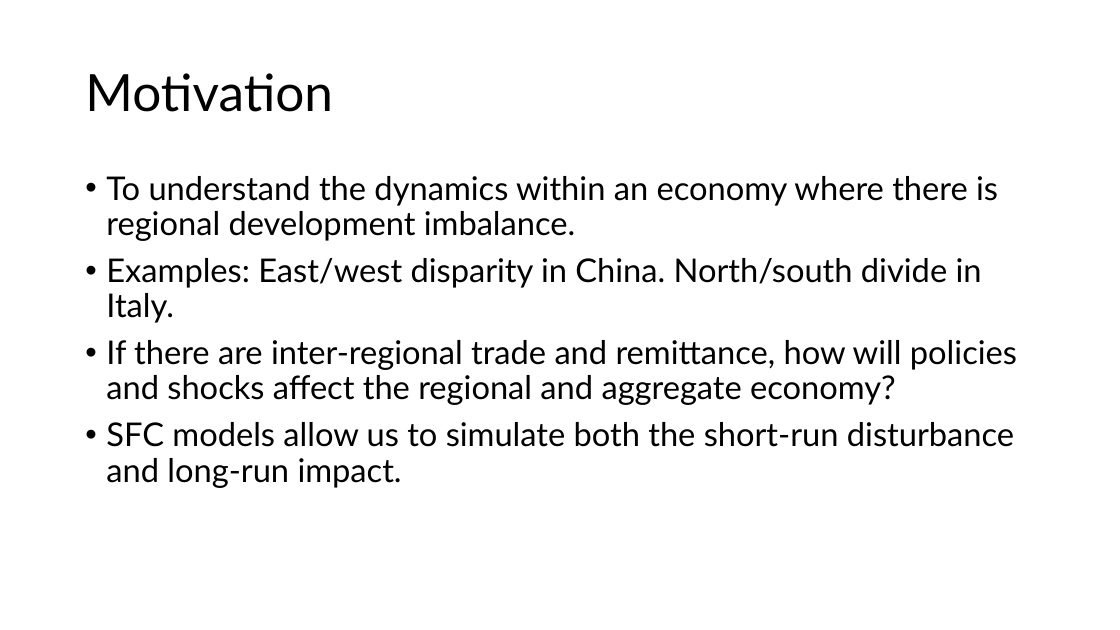
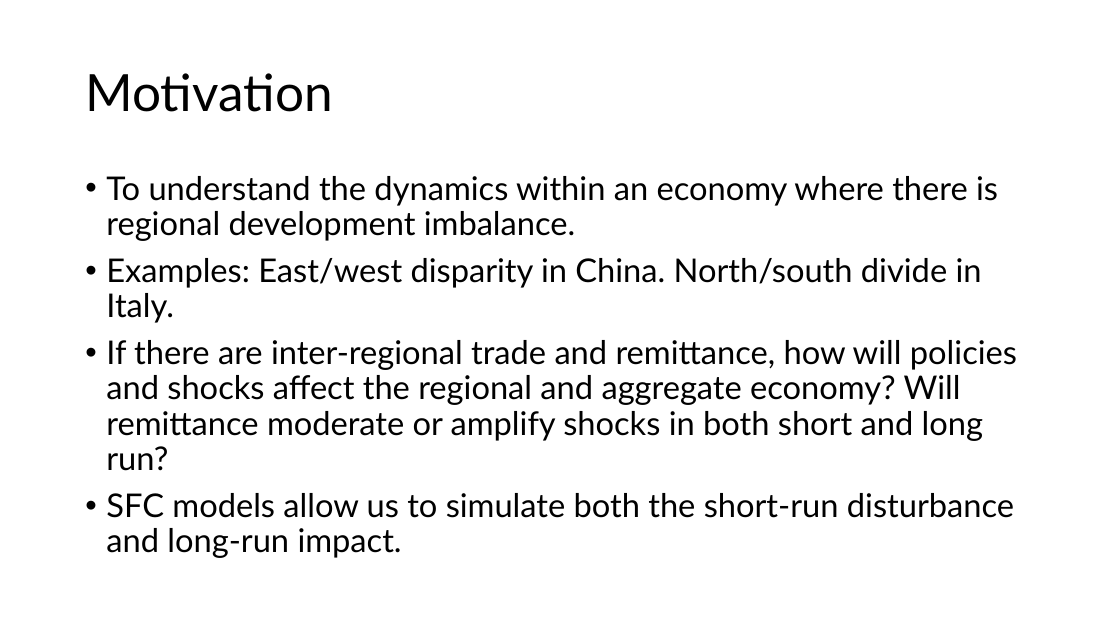
Before and after one commit to xcnecon/sfc, a slide deck: slide 2 of FinalPre.pptx. Drawn at 1120x630 pixels with LibreOffice and Linux fonts; fonts in the diff are those of the drawing. Boxes give left, top, right and bottom in pixels: in the first picture for what was removed or moved away, otherwise in the second. Text is boxed around its words. In the diff, an @@ line names an element or a change of style, - is before the commit and + after.

```diff
--- a/FinalPre.pptx
+++ b/FinalPre.pptx
@@ text at (x1=106, y1=340, x2=1017, y2=471): text changed @@
-• If there are inter-regional trade and remittance, how will policies and shocks affect the regional and aggregate economy?
+• If there are inter-regional trade and remittance, how will policies and shocks affect the regional and aggregate economy? Will remittance moderate or amplify shocks in both short and long run?
```
Also in this commit, not shown: 1 other slide changed, 18 slides added, 4 other files.
